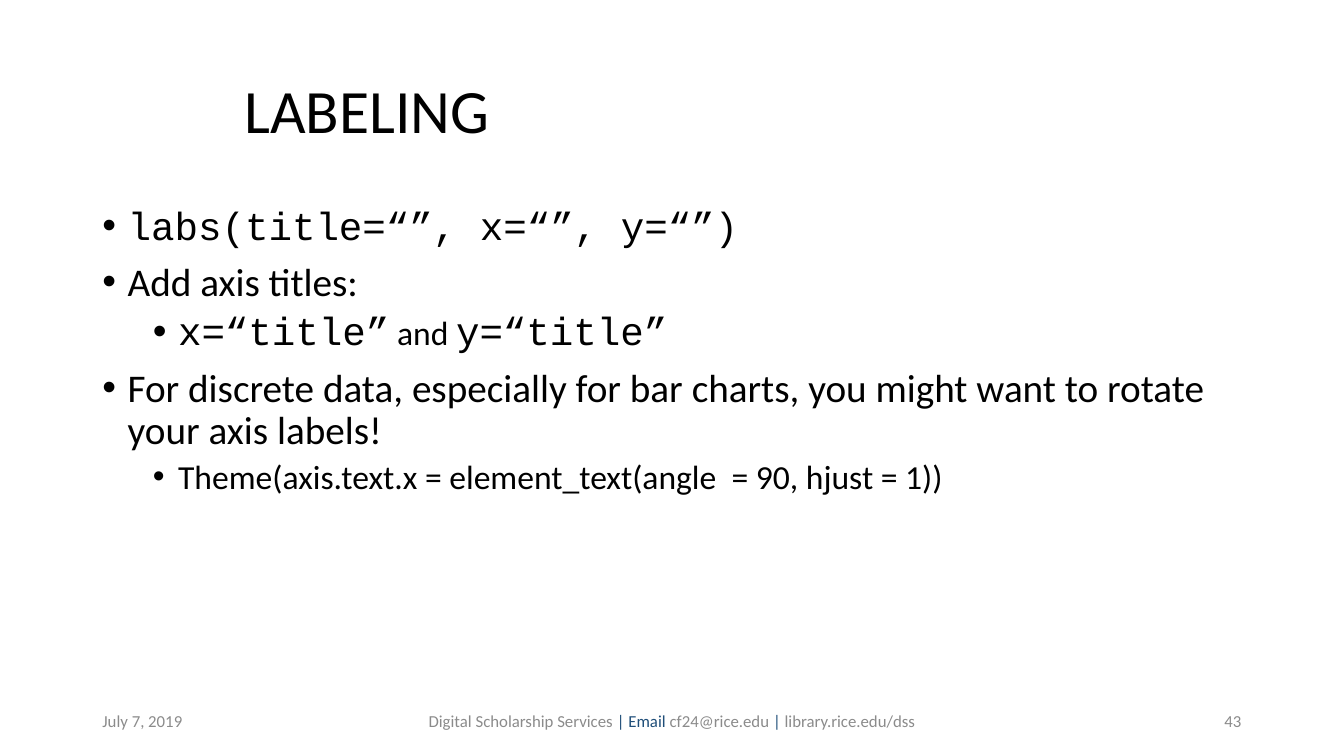
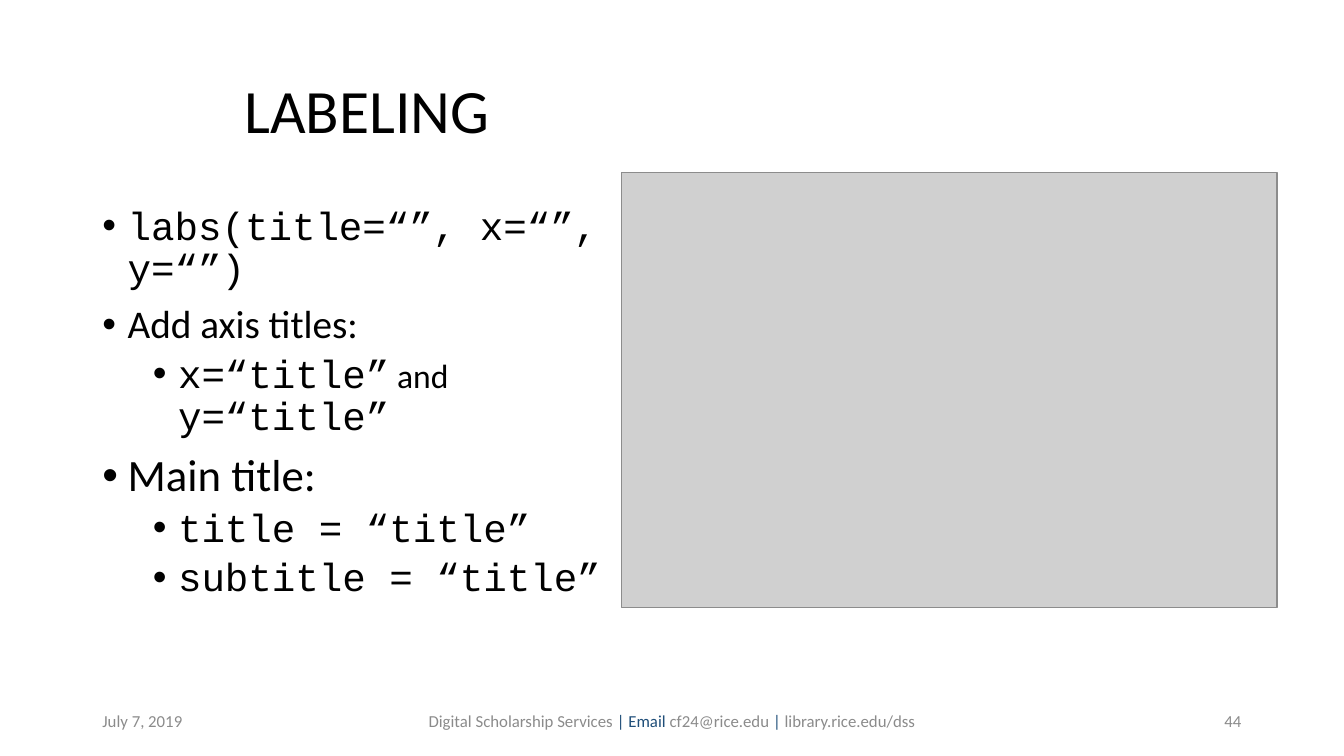
Before and after one commit to bakitybacon/rice-data-and-donuts, a slide deck: slide 44 of Rviz/R Visualization and Data Manipulation.pptx (slide 43 before the commit). Drawn at 1344x756 pixels with LibreOffice and Linux fonts; fonts in the diff are those of the drawing; grey boxes stand for pictures; background and template pictures are left out. Boxes give left, top, right and bottom in pixels: in the first picture for what was removed or moved away, otherwise in the second. Text is boxed around its words. In the diff, an @@ line names an element or a change of style, - is before the commit and + after.

```diff
--- a/Rviz/R Visualization and Data Manipulation.pptx
+++ b/Rviz/R Visualization and Data Manipulation.pptx
@@ picture added at (621,172,1277,607) @@
@@ text at (128,460,600,592): text changed; font Calibri to Courier New @@
-• For discrete data, especially for bar charts, you might want to rotate your axis labels!
-  • Theme(axis.text.x = element_text(angle = 90, hjust = 1))
+• Main title:
+  • title = “title”
+  • subtitle = “title”
@@ page number at (1224,716,1241,727): text changed @@
-43
+44
```
Also in this commit, not shown: 24 other slides changed, 1 slide added.
